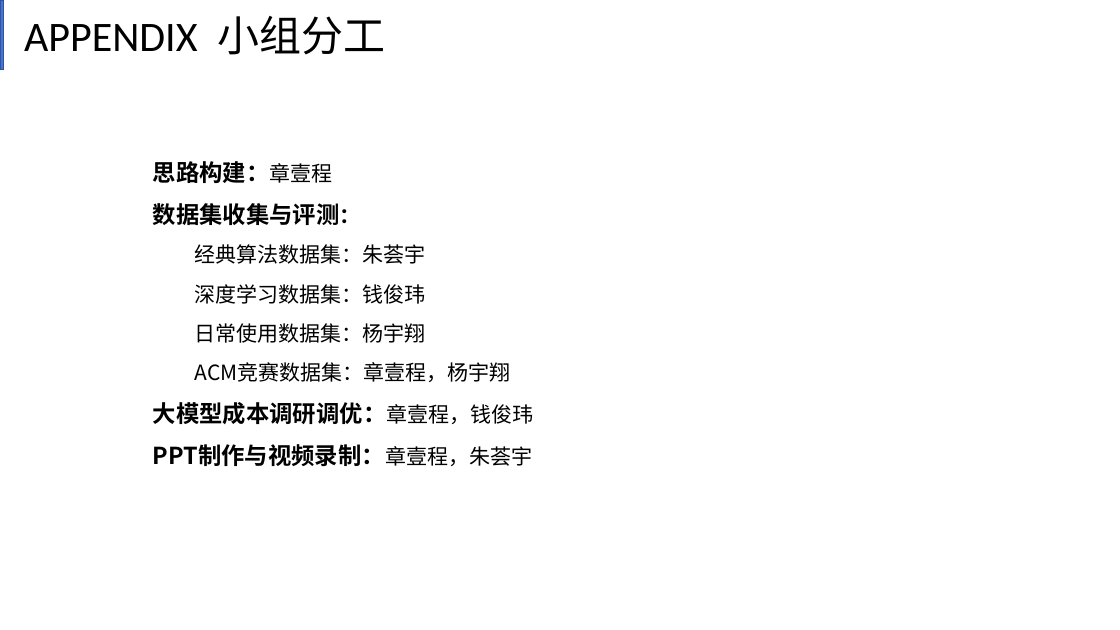
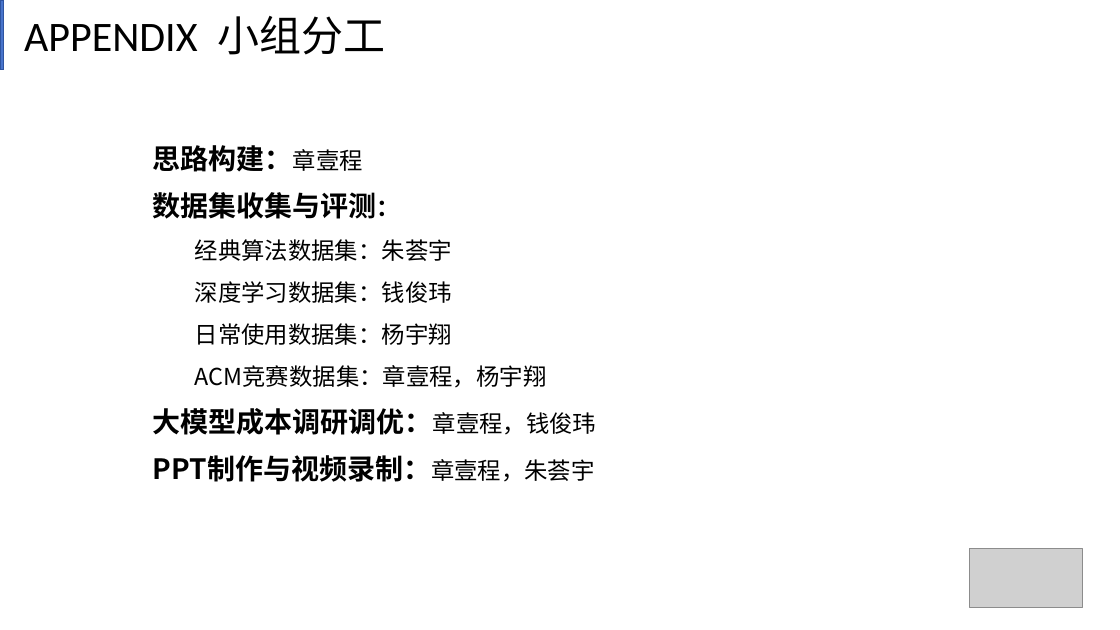
Before and after one commit to Count-group/project1, a slide deck: slide 16 of 计算机组成原理第一次创新作业.pptx. Drawn at 1120x630 pixels with LibreOffice and Linux fonts; fonts in the diff are those of the drawing; grey boxes stand for pictures. Boxes give left, top, right and bottom in pixels: in the first picture for what was removed or moved away, otherwise in the second. Text is boxed around its words. In the diff, an @@ line names an element or a change of style, - is before the commit and + after.

```diff
--- a/计算机组成原理第一次创新作业.pptx
+++ b/计算机组成原理第一次创新作业.pptx
@@ text "思路构建：章壹程": place and size @@
-text "思路构建：章壹程" at box(153, 161, 534, 466)
+text "思路构建：章壹程" at box(153, 145, 597, 482)
@@ text "思路构建：章壹程" at box(153, 145, 597, 482): size 20 to 24 pt in "思路构建：章壹程", "数据集收集与评测：", "大模型成本调研调优：章壹程，钱俊玮", "PPT制作与视频录制：章壹程，朱荟宇"; size 18 to 20 pt in "思路构建：章壹程", "数据集收集与评测：", "经典算法数据集：朱荟宇", "深度学习数据集：钱俊玮" and 4 more places @@
@@ picture added at box(970, 549, 1083, 607) @@
```
Also in this commit, not shown: 17 other slides changed.
